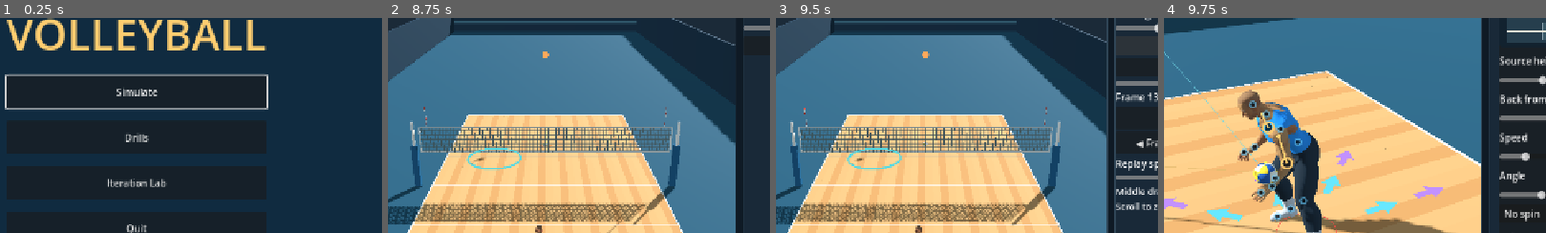
Above: before the commit, frames 1-4 (left to right).
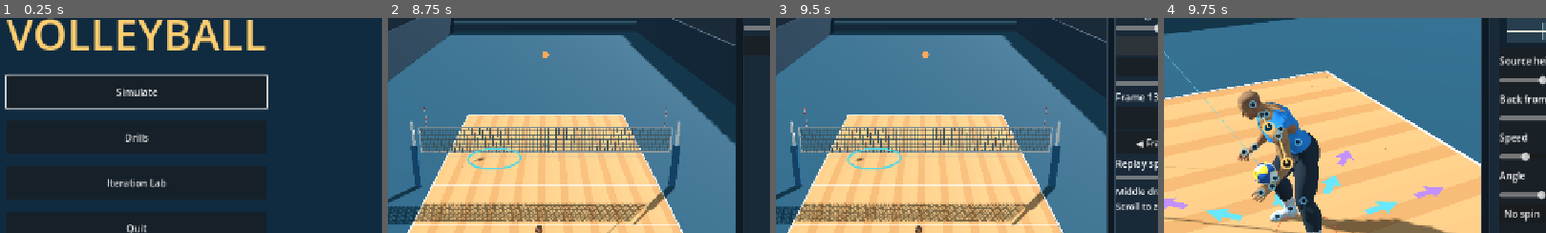
Above: after the commit, the same moments.

Repository: foreandr/volleyball
Game: Godot game, scene res://scenes/main.tscn
The game is run twice, just before and just after one commit, with the same random seed, the same clock (stepped at 60 frames per second) and the same inputs. Sound files missing from this copy of the repository are replaced by a short silence.
Inputs:
- Up to frame 1 (0.25 s): no input
- Up to frame 2 (8.75 s): click "Simulate" at 0.5 s; click "Balanced" at 1.25 s; click "Back" at 2 s; click "Drills" at 2.75 s; click "Passing" at 3.5 s; click "Pass to Target" at 4.25 s; click "Launch ball" at 5 s; click "Launch ball" at 5.75 s; click "Run 10 reps" at 6.5 s; click "Stop after this rep" at 7.25 s; click "Topspin" at 8 s
- Up to frame 3 (9.5 s): click "Review rep (R)" at 8.75 s
- Up to frame 4 (9.75 s): click "Edit" at 9.5 s
The pictures show only the part of the screen within x 32-82%, y 25-75%; the shares and areas given below are measured in that part.

Frames 1-3 are identical in both runs. In frame 4, 0.1% of the frame differs, in the area x 24-31%, y 43-57%.
Error in both runs: Invalid access to property or key 'visible' on a base object of type 'Nil'. (res://scripts/story_animations.gd:1226)

Commit message:
Add forward and backward shoulder handles to the animation editor

Diff:
--- a/scripts/animation_editor.gd
+++ b/scripts/animation_editor.gd
@@ -39,6 +39,8 @@
 var overlay: Control
 var gizmo_drag := false
 var drag_plane: Plane
+var shoulder_drag_origin := Vector3.ZERO
+var shoulder_start_offset := Vector3.ZERO
 
 func _ready() -> void:
 	entry = (StorySession.edit_entry if not StorySession.edit_entry.is_empty() else Catalog.ENTRIES[0]).duplicate(true)
@@ -347,6 +349,7 @@
 	for bone in scope_bones():
 		var name_ := str(preview_player.skeleton.get_bone_name(bone))
 		for frame in session.edits.get(name_,{}): keys[frame] = true
+		for frame in session.position_edits.get(name_,{}): keys[frame] = true
 	timeline.set_meta("keyframes",keys.keys())
 	timeline.queue_redraw()
 
@@ -363,7 +366,11 @@
 	if session == null or selected_bone < 0: return
 	set_playing(false)
 	remember_undo()
-	for bone in scope_bones(): session.set_offset(bone,frame,session.offset_at(bone,frame))
+	for bone in scope_bones():
+		session.set_offset(bone,frame,session.offset_at(bone,frame))
+		var name_ := str(preview_player.skeleton.get_bone_name(bone))
+		if session.position_edits.has(name_):
+			session.position_edits[name_][frame] = session.position_offset_at(bone,frame)
 	refresh_keys()
 
 func reset_joint() -> void:
@@ -407,6 +414,7 @@
 func endpoint_index(bone: int) -> int:
 	var rig: Skeleton3D = preview_player.skeleton
 	var name_ := str(rig.get_bone_name(bone))
+	if name_.begins_with("clavicle_"): return rig.find_bone("upperarm_"+name_.right(1))
 	if name_.begins_with("hand_"): return rig.find_bone("middle_01_"+name_.right(1))
 	var children := rig.get_bone_children(bone)
 	return children[0] if not children.is_empty() else -1
@@ -425,7 +433,7 @@
 	var result: Array[Dictionary] = []
 	if session == null: return result
 	var bones := selected_roots()
-	for name_ in ["pelvis","spine_02","spine_03","Head","upperarm_l","lowerarm_l","hand_l","upperarm_r","lowerarm_r","hand_r","thigh_l","calf_l","foot_l","thigh_r","calf_r","foot_r"]:
+	for name_ in ["pelvis","spine_02","spine_03","Head","clavicle_l","clavicle_r","upperarm_l","lowerarm_l","hand_l","upperarm_r","lowerarm_r","hand_r","thigh_l","calf_l","foot_l","thigh_r","calf_r","foot_r"]:
 		var index: int = preview_player.skeleton.find_bone(name_)
 		if index >= 0 and not index in bones: bones.append(index)
 	for bone in bones:
@@ -463,7 +471,12 @@
 				else: select_bone(index)
 				remember_undo()
 				gizmo_drag = true
-				drag_plane = Plane(preview_camera.global_basis.z,endpoint_world(index))
+				var handle_origin := endpoint_world(index)
+				drag_plane = Plane(preview_camera.global_basis.z,handle_origin)
+				if str(preview_player.skeleton.get_bone_name(index)).begins_with("clavicle_"):
+					var hit: Variant = drag_plane.intersects_ray(preview_camera.project_ray_origin(event.position),preview_camera.project_ray_normal(event.position))
+					shoulder_drag_origin = hit if hit is Vector3 else handle_origin
+					shoulder_start_offset = session.position_offset_at(index,frame)
 				preview.grab_focus()
 				preview.accept_event()
 				return
@@ -485,6 +498,18 @@
 
 func drag_joint(target: Vector3) -> void:
 	var rig: Skeleton3D = preview_player.skeleton
+	var name_ := str(rig.get_bone_name(selected_bone))
+	if name_.begins_with("clavicle_"):
+		var forward := preview_player.global_basis.z.normalized()
+		var distance := clampf((target-shoulder_drag_origin).dot(forward),-0.15,0.15)
+		var parent := rig.get_bone_parent(selected_bone)
+		var parent_basis := rig.global_basis*rig.get_bone_global_pose(parent).basis
+		var keys: Dictionary = session.position_edits.get(name_,{})
+		keys[frame] = shoulder_start_offset+parent_basis.inverse()*(forward*distance)
+		session.position_edits[name_] = keys
+		session.sample(frame)
+		refresh_keys()
+		return
 	var pivot := bone_world(selected_bone)
 	var from := endpoint_world(selected_bone)-pivot
 	var to := target-pivot
